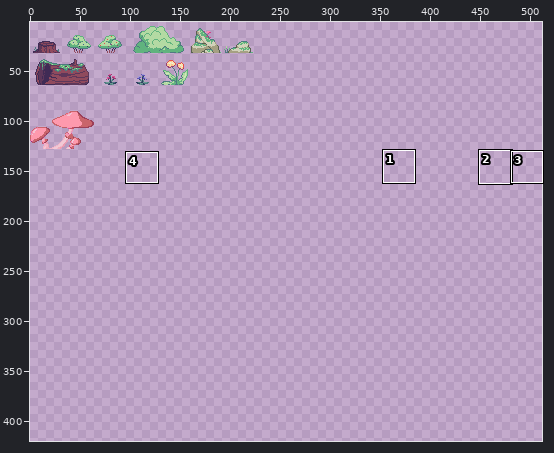
File history of a sprite sheet, Sprites/props/props.png. Above: a wide view before the commit, with the close-up outlined.
Close-up. Old version:
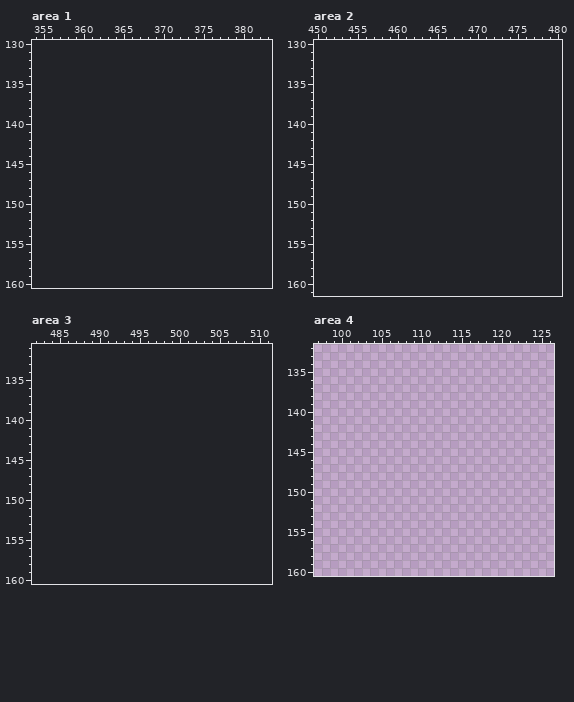
The file is 256x256 pixels. Pixels under 10% opacity are left out. Colours within 5 levels of each other are drawn and written as one. Shown: area 1: x 354..383, y 130..160; area 2: x 450..480, y 130..161; area 3: x 482..511, y 131..160; area 4: x 97..126, y 132..160. The old version is drawn lined up with the new one, on the new canvas. The wide view leaves out empty margins. The commit also changed other parts of the picture, which this record leaves out.
The same view after the edit:
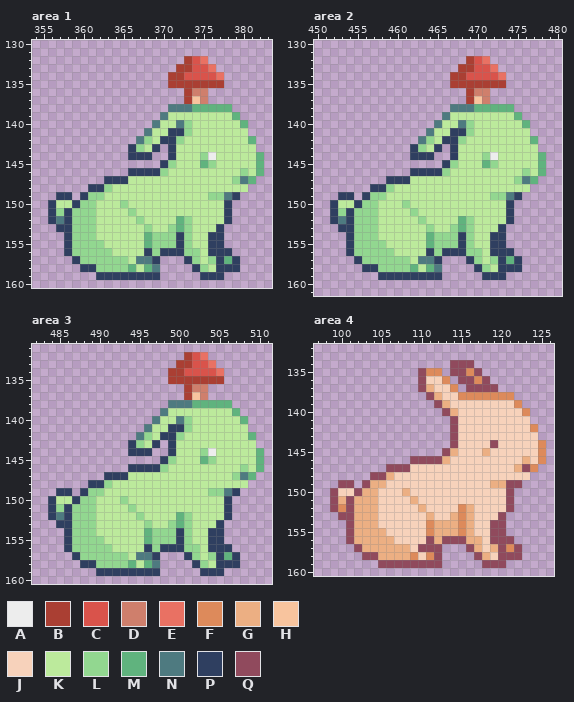
Palette (. is transparent): A #ededed  B #aa3f33  C #d9534b  D #cf7f6c  E #e97163  F #dd8a5b  G #ecaf83  H #f8c49e  J #f7d2bb  K #bcea9c  L #92d790  M #60b37e  N #4e7a80  P #2f3f60  Q #904a5d
Changes in this commit:
canvas 256x256 -> 512x512
Changed rows in their new state; - is an unchanged pixel.
Area 1:
first column x 356:
132 -----------------BCE-------
133 ----------------BBCCE------
134 ---------------BBCCCCE-----
135 ---------------BBBBBBB-----
136 -----------------BDD-------
137 -----------------BHD-------
138 ---------------NNNMMMMM----
139 --------------NKKKKKKKKM---
140 -------------NKKNLKKKKKKM--
141 ------------NKKPPLKKKKKKK--
142 -----------NLKPPLKKKKKKKKM-
143 ----------PLKP-PKKKKKKKKKK-
144 ----------PPP--PKKKLAKKKKKM
145 --------------PLKKKMLKKKKKM
146 ----------PPPPLKKKKKKKKKLKM
147 -------PPPKKKKKKKKKKKKKLNM-
148 -----PPLKKKKKKKKKKKKKKKKK--
149 -PP-PLLKKKKKKKKKKKKKLLNP---
150 PKKPLLKKKLKKKKKKKKKKKKP----
151 PLPLLLKKKKLKKKKKKKKKKKP----
152 PNPLLLKKKKKLKKKKMLKKKKP----
153 -PPLLLKKKKKKLKKLMLKKKP-----
154 --PLLLKKKKKKMLLLPLKKPP-----
155 --PLLLLKKKKKMLLLPLKKPP-----
156 --PLLLLLKKKKPLPPPLLKPPP----
157 ---PLLLLLLKNNP---PLKLPMP---
158 ----PPLLLLMKMN----PLKPPP---
159 ------PPPPPPPP-----PPP-----
Area 2:
first column x 452:
132 -----------------BCE-------
133 ----------------BBCCE------
134 ---------------BBCCCCE-----
135 ---------------BBBBBBB-----
136 -----------------BDD-------
137 -----------------BHD-------
138 ---------------NNNMMMMM----
139 --------------NKKKKKKKKM---
140 -------------NKKNLKKKKKKM--
141 ------------NKKPPLKKKKKKK--
142 -----------NLKPPLKKKKKKKKM-
143 ----------PLKP-PKKKKKKKKKK-
144 ----------PPP--PKKKLAKKKKKM
145 --------------PLKKKMLKKKKKM
146 ----------PPPPLKKKKKKKKKLKM
147 -------PPPKKKKKKKKKKKKKLNM-
148 -----PPLKKKKKKKKKKKKKKKKK--
149 -PP-PLLKKKKKKKKKKKKKLLNP---
150 PKKPLLKKKLKKKKKKKKKKKKP----
151 PLPLLLKKKKLKKKKKKKKKKKP----
152 PNPLLLKKKKKLKKKKMLKKKKP----
153 -PPLLLKKKKKKLKKLMLKKKP-----
154 --PLLLKKKKKKMLLLPLKKPP-----
155 --PLLLLKKKKKMLLLPLKKPP-----
156 --PLLLLLKKKKPLPPPLLKPPP----
157 ---PLLLLLLKNNP---PLKLPMP---
158 ----PPLLLLMKMN----PLKPPP---
159 ------PPPPPPPP-----PPP-----
Area 3:
first column x 484:
132 -----------------BCE-------
133 ----------------BBCCE------
134 ---------------BBCCCCE-----
135 ---------------BBBBBBB-----
136 -----------------BDD-------
137 -----------------BHD-------
138 ---------------NNNMMMMM----
139 --------------NKKKKKKKKM---
140 -------------NKKNLKKKKKKM--
141 ------------NKKPPLKKKKKKK--
142 -----------NLKPPLKKKKKKKKM-
143 ----------PLKP-PKKKKKKKKKK-
144 ----------PPP--PKKKLAKKKKKM
145 --------------PLKKKMLKKKKKM
146 ----------PPPPLKKKKKKKKKLKM
147 -------PPPKKKKKKKKKKKKKLNM-
148 -----PPLKKKKKKKKKKKKKKKKK--
149 -PP-PLLKKKKKKKKKKKKKLLNP---
150 PKKPLLKKKLKKKKKKKKKKKKP----
151 PLPLLLKKKKLKKKKKKKKKKKP----
152 PNPLLLKKKKKLKKKKMLKKKKP----
153 -PPLLLKKKKKKLKKLMLKKKP-----
154 --PLLLKKKKKKMLLLPLKKPP-----
155 --PLLLLKKKKKMLLLPLKKPP-----
156 --PLLLLLKKKKPLPPPLLKPPP----
157 ---PLLLLLLKNNP---PLKLPMP---
158 ----PPLLLLMKMN----PLKPPP---
159 ------PPPPPPPP-----PPP-----
Area 4:
first column x 99:
134 ---------------QQQ---------
135 -----------QFF-QQFQ--------
136 -----------QJJF-QQFQ-------
137 -----------QGJJF-QQQQ------
138 ------------QGJJFFFFFFF----
139 -------------QGJJJJJJJJF---
140 --------------QGJJJJJJJJF--
141 ---------------QJJJJJJJJJ--
142 ---------------QJJJJJJJJJF-
143 ---------------QJJJJJJJJJJ-
144 ---------------QJJJJQJJJJJF
145 --------------QGJJJGJJJJJJF
146 ----------QQQQGJJJJJJJJJGJF
147 -------QQQJJJJJJJJJJJJJGQF-
148 -----QQGJJJJJJJJJJJJJJJJJ--
149 -QQ-QGGJJJJJJJJJJJJJGGQQ---
150 QJJQGGJJJGJJJJJJJJJJJJQ----
151 QGQGGGJJJJGJJJJJJJJJJJQ----
152 QFQGGGJJJJJGJJJJFGJJJJQ----
153 -QQGGGJJJJJJGJJGFGJJJQ-----
154 --QGGGJJJJJJFGGGFGJJQQ-----
155 --QGGGGJJJJJFGGGFGJJQQ-----
156 --QGGGGGJJJJQGQQQGGJQQQ----
157 ---QGGGGGGJQQQ---QGJGQFQ---
158 ----QQGGGGFJFQ----QGJQQQ---
159 ------QQQQQQQQ-----QQQ-----
Where, in picture pixels (left, top, right, bottom), the same in both close-ups:
added: (48, 56, 264, 280)
added: (330, 56, 546, 280)
added: (48, 352, 264, 576)
added: (330, 360, 546, 568)
